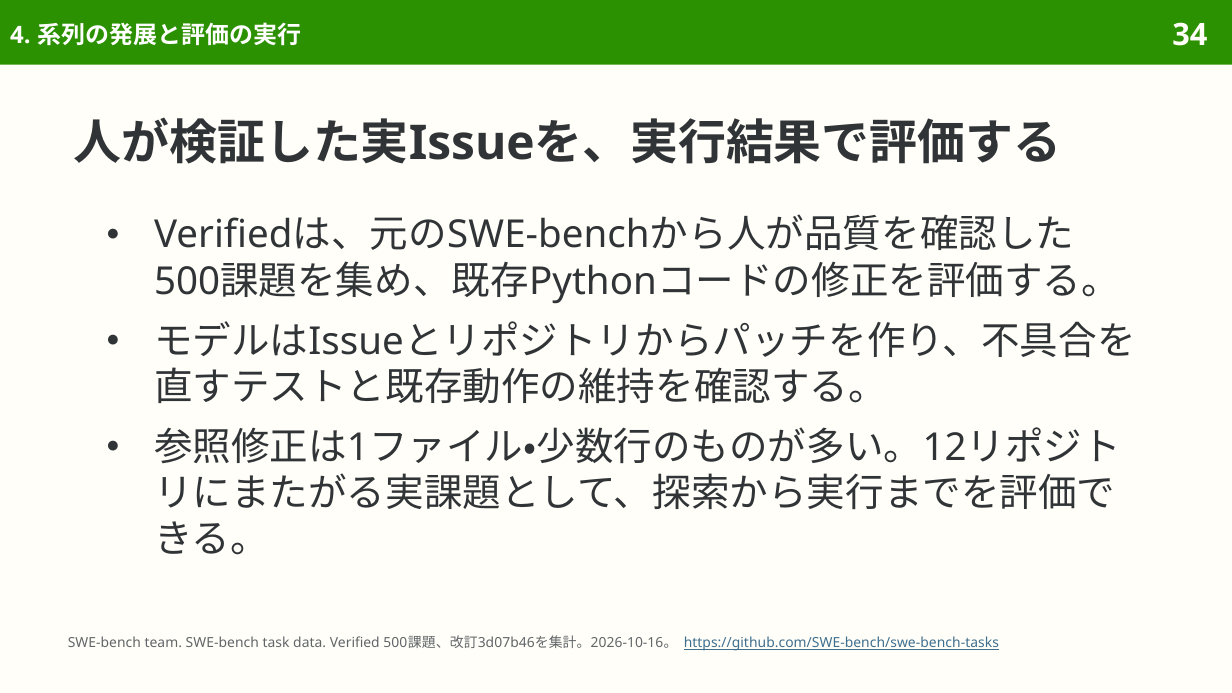
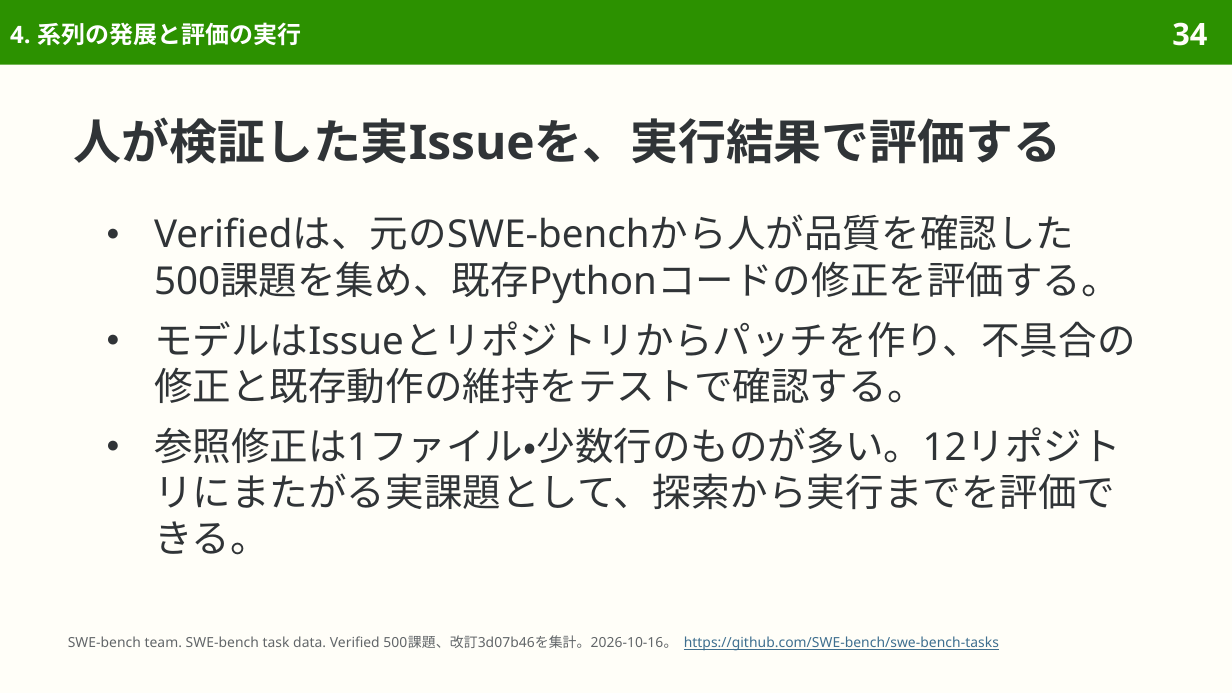
Before and after one commit to sasakiy84/datasets-in-10-minutes, a slide deck: slide 34 of slides/datasets-in-10-minutes-swe-bench-verified.pptx. Drawn at 1232x693 pixels with LibreOffice and Linux fonts; fonts in the diff are those of the drawing. Boxes give left, top, right and bottom in pixels: in the first picture for what was removed or moved away, otherwise in the second. Text is boxed around its words. In the diff, an @@ line names an element or a change of style, - is before the commit and + after.

```diff
--- a/slides/datasets-in-10-minutes-swe-bench-verified.pptx
+++ b/slides/datasets-in-10-minutes-swe-bench-verified.pptx
@@ text at bbox=[154, 321, 1136, 403]: text changed @@
-● モデルはIssueとリポジトリからパッチを作り、不具合を直すテストと既存動作の維持を確認する。
+● モデルはIssueとリポジトリからパッチを作り、不具合の修正と既存動作の維持をテストで確認する。
```
Also in this commit, not shown: 10 other slides changed, 7 other files.
